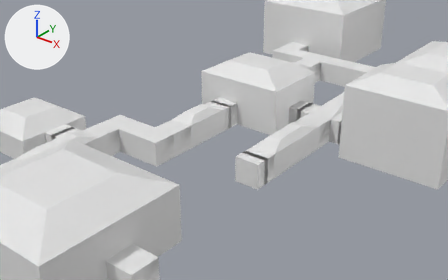
Before and after pictures for a commit that changed the FBX model Assets/Models/silverstar_house.fbx.
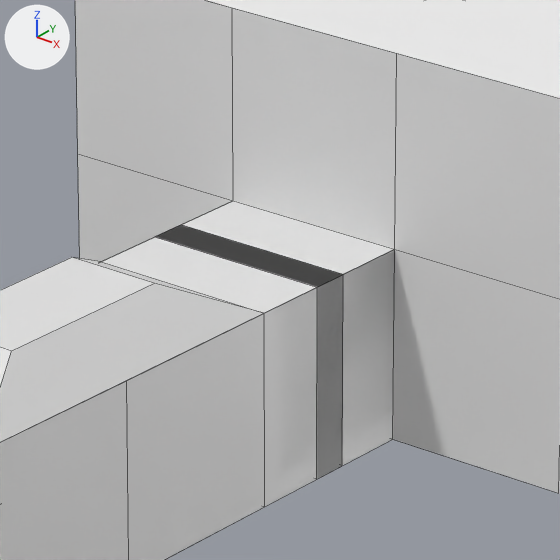
Old and new are each drawn from a camera (50 mm lens) standing at (12.01, -15.66, 11.21) and looking at (-3.09, 3.21, -0.49) and again close up on the part from 43% to 57% of the width and 27% to 49% of the height. The lights are fixed; the arrows at upper left show +X, +Y and +Z. The close-ups show mesh edges as thin lines. Vertices at the same position are counted once.

Names of what the first close-up shows: 'Room_-4_1', 'Room_-4_3', 'Room_-5_4'.
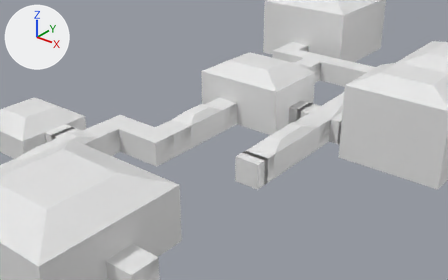
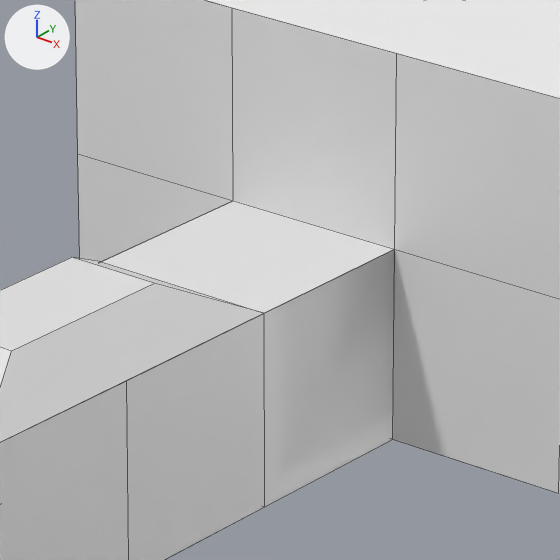
Changed parts and their boxes (x1, y1, x2, y2) in the close-ups (560 x 560 px):
part 1 of me_plane_1583, deleted
    before: (157, 225, 343, 479)

Diff of the bpy script that builds the scene:
```diff
--- a/Assets/Models/silverstar_house.fbx.py
+++ b/Assets/Models/silverstar_house.fbx.py
@@ me_plane_1583 @@
 me_plane_1583.from_pydata(...)  # 28 vertices, 14 faces; spans x -0.5..0.5, y -0.5..0.5, z 0.0..1.0
 # used by ob_room__4_3; location = (-3.5, 3.5, 0.0)
+# me_plane_1583 part 1: the loose piece of 16 vertices spanning x -0.5..0.5, y -0.1..0.1, z 0.0..1.0 is deleted
 me_plane_1583.materials.append(mat_floormaterial_003)
```
